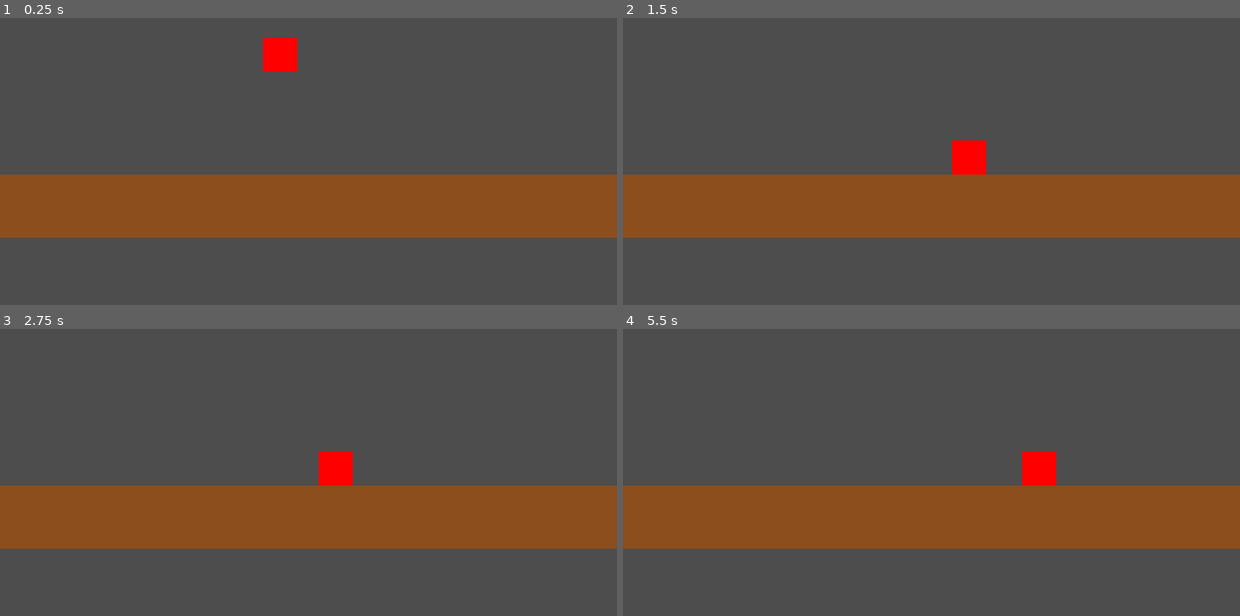
Above: before the commit, frames 1-4 (two rows, left to right).
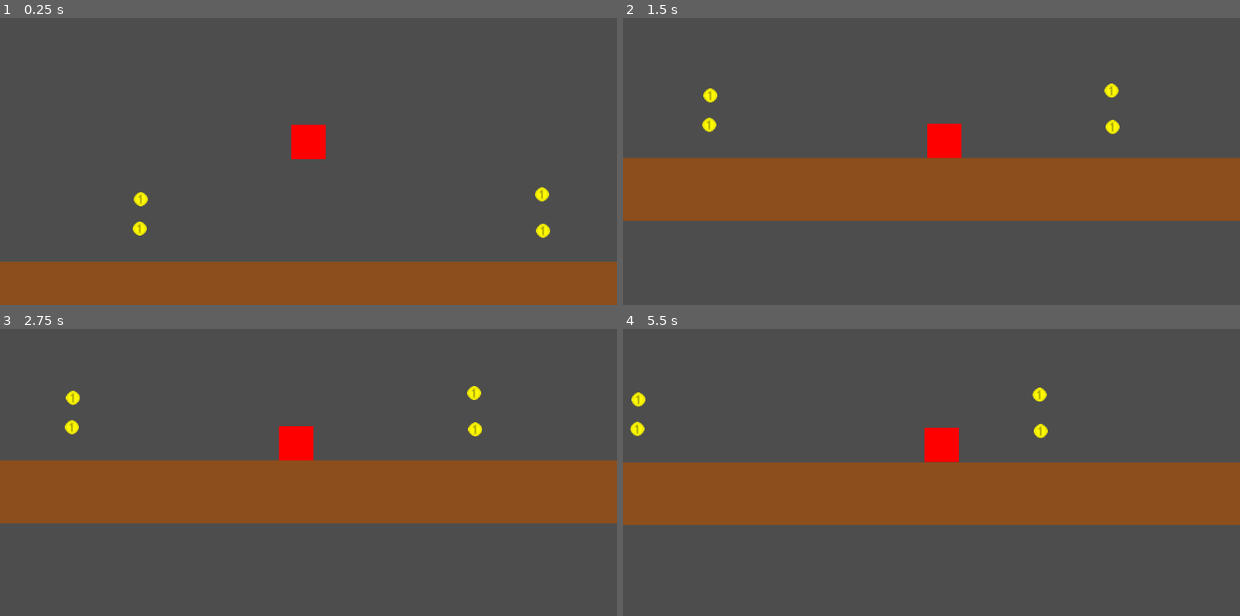
Above: after the commit, the same moments.

Repository: AzureLeaf0/GameJam
Game: Godot game, scene res://scenes/map.tscn
Same seed, same stepped clock (60 frames per second), same inputs: the game is played once before the commit and once after it.
Inputs:
- Up to frame 1 (0.25 s): no input
- Up to frame 2 (1.5 s): hold Right (move_right) from 0.53 s (still down); tap Space (jump) at 0.77 s
- Up to frame 3 (2.75 s): tap Space (jump) at 1.52 s; release Right (move_right) at 2.03 s; hold Left (move_left) from 2.03 s (still down)
- Up to frame 4 (5.5 s): release Left (move_left) at 2.78 s; hold Right (move_right) 2.78-4.28 s; tap Space (jump) at 3.02, 3.77, 4.52 s; hold Left (move_left) 4.28-5.03 s; hold Right (move_right) from 5.03 s (still down)

The runs differ from the first frame. In frame 1, 38% of the frame differs, in the area x 0-100%, y 6-100%; in frame 2, 13%; in frame 3, 19%; in frame 4, 18%.

Commit message:
coin eklendı
coin

Diff:
--- /dev/null
+++ b/gamejam/scenes/coin.tscn
@@ -0,0 +1,17 @@
+[gd_scene load_steps=3 format=3 uid="uid://vkvoaxvwkg8q"]
+
+[ext_resource type="Texture2D" uid="uid://b2hkcbsb8l5ej" path="res://Images/Coin.png" id="1_rwqht"]
+
+[sub_resource type="CircleShape2D" id="CircleShape2D_i64fm"]
+radius = 13.0
+
+[node name="coin" type="Area2D" groups=["Coin"]]
+
+[node name="Sprite2D" type="Sprite2D" parent="."]
+position = Vector2(0, 1)
+scale = Vector2(1.625, 1.625)
+texture = ExtResource("1_rwqht")
+
+[node name="CollisionShape2D" type="CollisionShape2D" parent="."]
+position = Vector2(0, 1)
+shape = SubResource("CircleShape2D_i64fm")
--- a/gamejam/scenes/map.tscn
+++ b/gamejam/scenes/map.tscn
@@ -1,7 +1,8 @@
-[gd_scene load_steps=3 format=3 uid="uid://cho2qy4w8h5yq"]
+[gd_scene load_steps=4 format=3 uid="uid://cho2qy4w8h5yq"]
 
 [ext_resource type="PackedScene" uid="uid://bwuel0nv5xpbk" path="res://scenes/player.tscn" id="1_4xfga"]
 [ext_resource type="PackedScene" uid="uid://do1a7olc2y68" path="res://scenes/Block.tscn" id="2_paxxb"]
+[ext_resource type="PackedScene" uid="uid://vkvoaxvwkg8q" path="res://scenes/coin.tscn" id="3_gldc4"]
 
 [node name="Map" type="Node2D"]
 
@@ -12,3 +13,15 @@
 position = Vector2(516, 463)
 scale = Vector2(34.4155, -1.83334)
 visual = 1
+
+[node name="coin" parent="." instance=ExtResource("3_gldc4")]
+position = Vector2(210, 286)
+
+[node name="coin2" parent="." instance=ExtResource("3_gldc4")]
+position = Vector2(208, 341)
+
+[node name="coin3" parent="." instance=ExtResource("3_gldc4")]
+position = Vector2(959, 277)
+
+[node name="coin4" parent="." instance=ExtResource("3_gldc4")]
+position = Vector2(961, 345)
--- a/gamejam/scenes/player.gd
+++ b/gamejam/scenes/player.gd
@@ -5,6 +5,7 @@
 
 @onready var player: Sprite2D = $Sprite2D
 
+var coin = 0
 
 func _physics_process(delta: float) -> void:
 	# Add the gravity.
@@ -41,3 +42,11 @@
 		velocity.x = move_toward(velocity.x, 0, SPEED)
 
 	move_and_slide()
+
+
+
+func _on_area_2d_area_entered(area: Area2D) -> void:
+	if area.is_in_group("Coin"):
+		coin = coin + 1
+		print(coin)
+		area.queue_free()
--- a/gamejam/scenes/player.tscn
+++ b/gamejam/scenes/player.tscn
@@ -1,9 +1,12 @@
-[gd_scene load_steps=4 format=3 uid="uid://bwuel0nv5xpbk"]
+[gd_scene load_steps=5 format=3 uid="uid://bwuel0nv5xpbk"]
 
 [ext_resource type="Texture2D" uid="uid://b7waoxlta5vkx" path="res://Images/Character.png" id="1_3vyb7"]
 [ext_resource type="Script" uid="uid://ciaw45tfqkhy2" path="res://scenes/player.gd" id="1_g2els"]
 
 [sub_resource type="RectangleShape2D" id="RectangleShape2D_g2els"]
+size = Vector2(64, 64)
+
+[sub_resource type="RectangleShape2D" id="RectangleShape2D_qhqgy"]
 size = Vector2(64, 64)
 
 [node name="player" type="CharacterBody2D"]
@@ -14,3 +17,13 @@
 
 [node name="CollisionShape2D" type="CollisionShape2D" parent="."]
 shape = SubResource("RectangleShape2D_g2els")
+
+[node name="Camera2D" type="Camera2D" parent="."]
+position_smoothing_enabled = true
+
+[node name="Area2D" type="Area2D" parent="."]
+
+[node name="CollisionShape2D" type="CollisionShape2D" parent="Area2D"]
+shape = SubResource("RectangleShape2D_qhqgy")
+
+[connection signal="area_entered" from="Area2D" to="." method="_on_area_2d_area_entered"]
